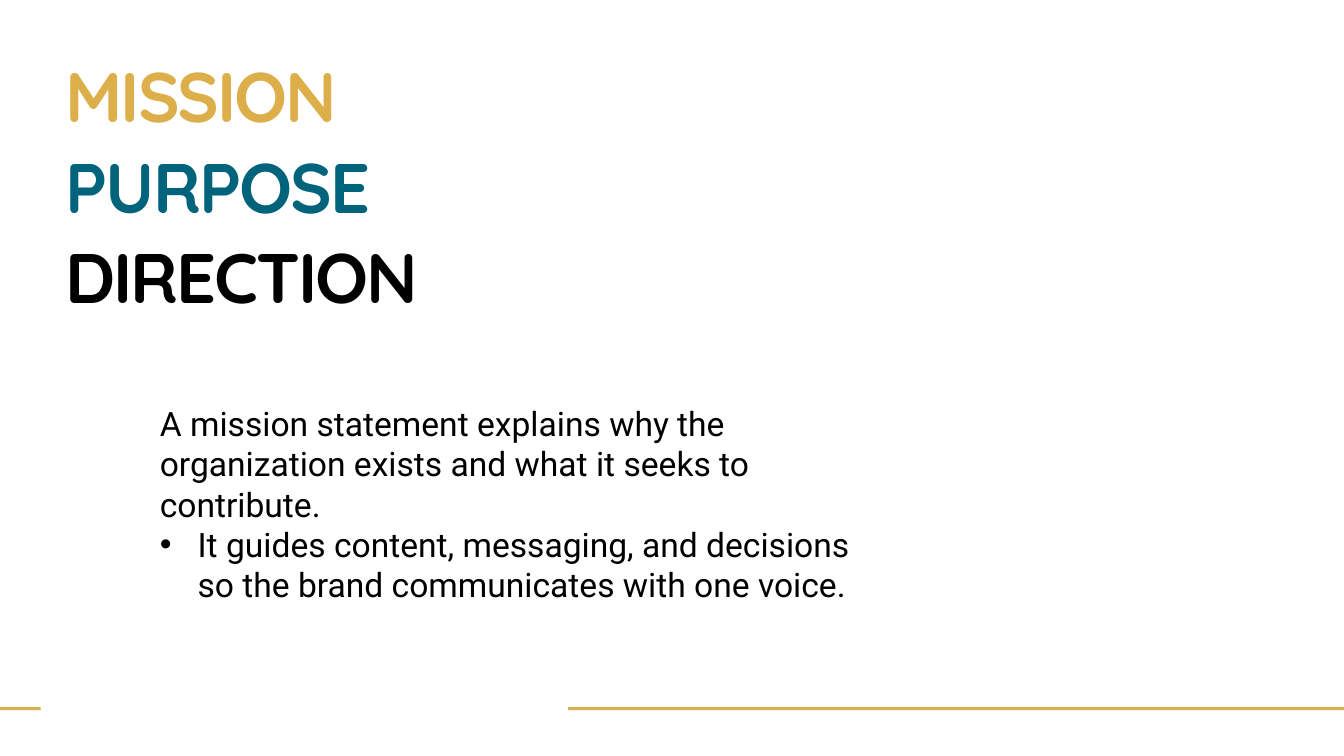
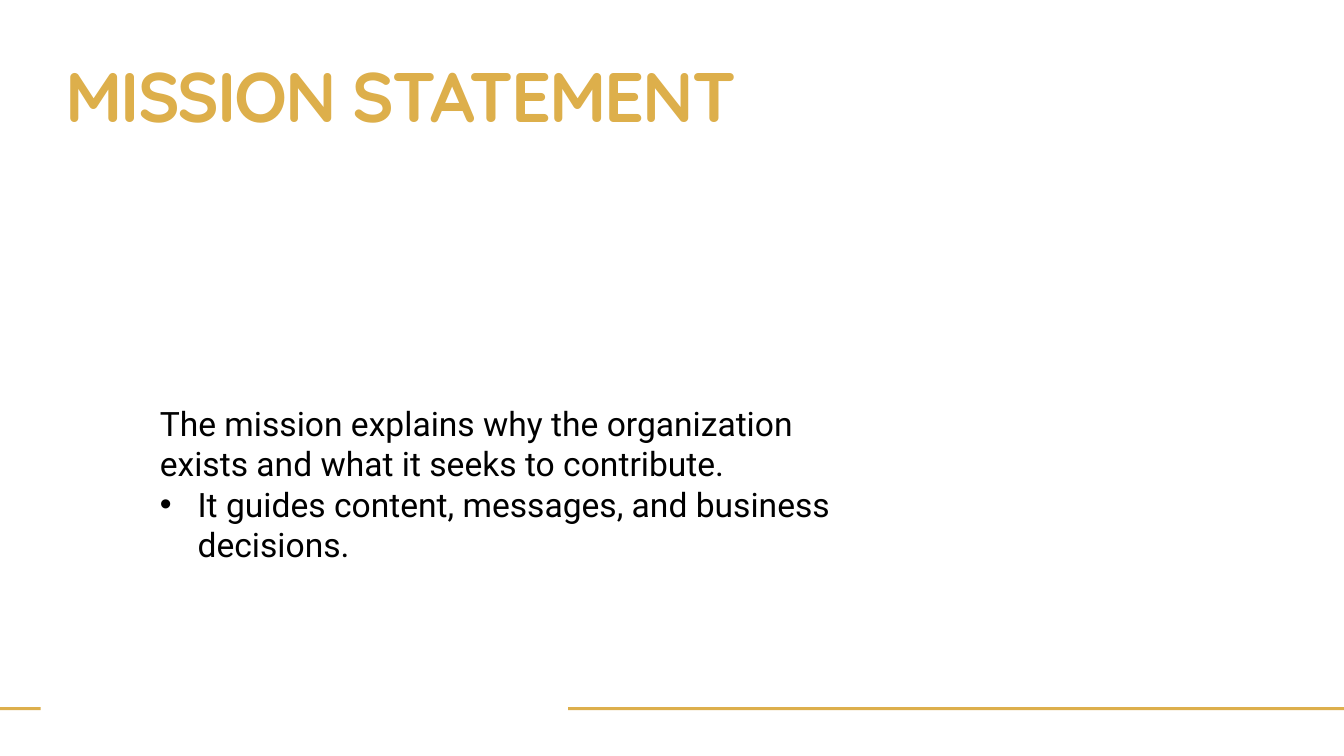
Before and after one commit to kindawilson/digitalmarketing, a slide deck: slide 8 of Week 2/The Foundation - Week 2.pptx. Drawn at 1344x756 pixels with LibreOffice and Linux fonts; fonts in the diff are those of the drawing; background and template pictures are left out. Boxes give left, top, right and bottom in pixels: in the first picture for what was removed or moved away, otherwise in the second. Text is boxed around its words. In the diff, an @@ line names an element or a change of style, - is before the commit and + after.

```diff
--- a/Week 2/The Foundation - Week 2.pptx
+++ b/Week 2/The Foundation - Week 2.pptx
@@ text at (66,72,736,123): text changed @@
-MISSION
+MISSION STATEMENT
@@ text removed at (66,163,370,214) @@
-PURPOSE
@@ text removed at (66,253,418,304) @@
-DIRECTION
@@ text at (160,410,830,558): text changed @@
-A mission statement explains why the organization exists and what it seeks to contribute.
-• It guides content, messaging, and decisions so the brand communicates with one voice.
+The mission explains why the organization exists and what it seeks to contribute.
+• It guides content, messages, and business decisions.
```
Also in this commit, not shown: 14 other slides changed, 2 slides added, 2 slides removed, 1 other file.
